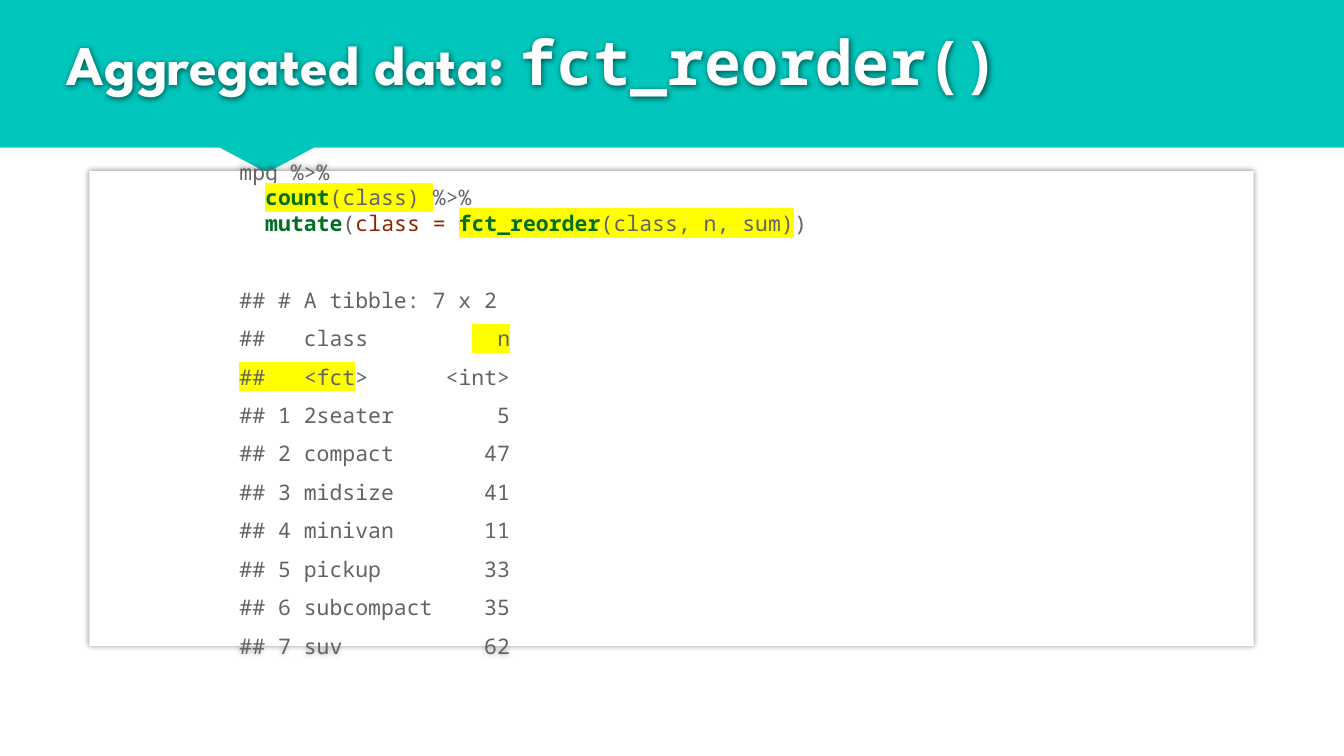
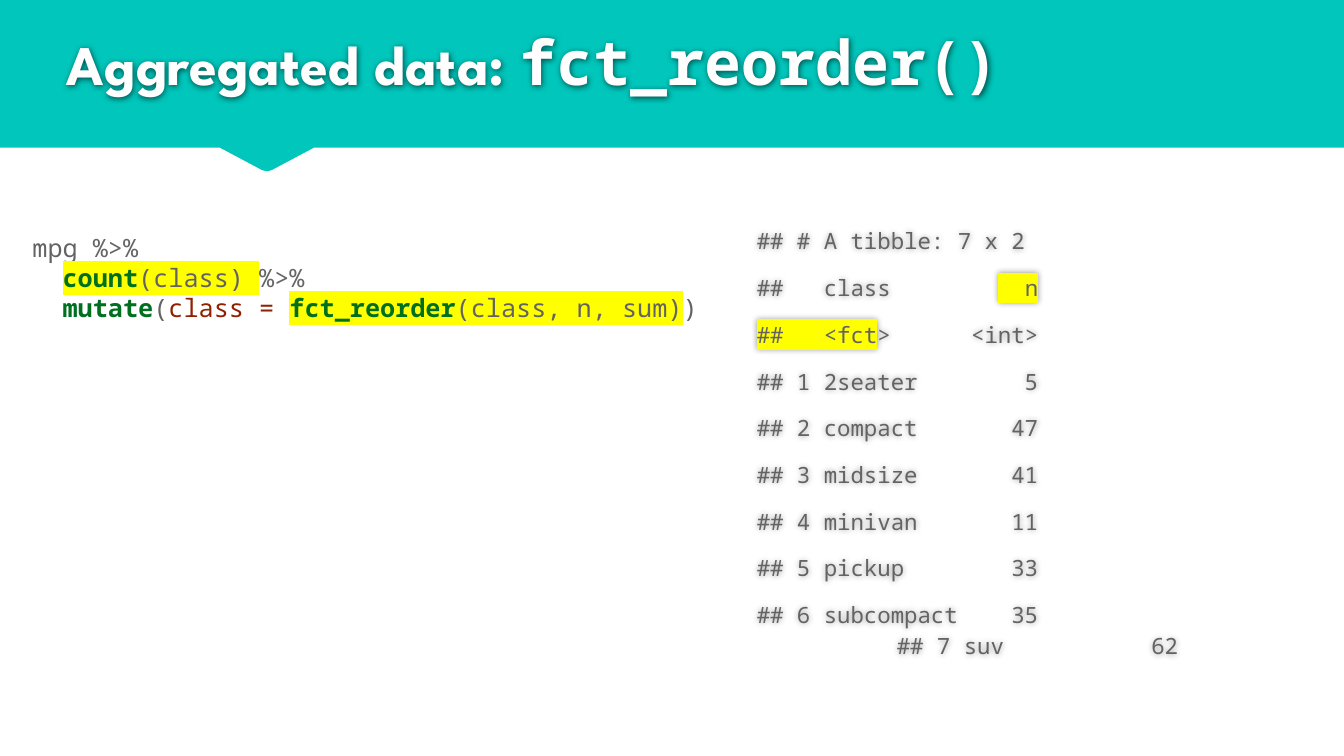
Before and after one commit to rjake/talks-and-presentations, a slide deck: slide 13 of data_viz_2019_06_19.pptx. Drawn at 1344x756 pixels with LibreOffice and Linux fonts; fonts in the diff are those of the drawing. Boxes give left, top, right and bottom in pixels: in the first picture for what was removed or moved away, otherwise in the second. Text is boxed around its words. In the diff, an @@ line names an element or a change of style, - is before the commit and + after.

Commit message:
Increase font size

```diff
--- a/data_viz_2019_06_19.pptx
+++ b/data_viz_2019_06_19.pptx
@@ text at bbox=[239, 159, 807, 238]: paragraph removed @@
-mpg %>%
-count(class) %>%
-mutate(class = fct_reorder(class, n, sum))
@@ text "## # A tibble: 7 ...": place and size @@
-text "## # A tibble: 7 ..." at bbox=[90, 171, 1254, 646]
+text "## # A tibble: 7 ..." at bbox=[797, 232, 1178, 654]
@@ text "## # A tibble: 7 ..." at bbox=[797, 232, 1178, 654]: size 15.3 to 16 pt; fill #FFFFFF to none; shadow off @@
@@ text added at bbox=[32, 243, 698, 324], 18 pt, text #636363 @@
+mpg %>%
+count(class) %>%
+mutate(class = fct_reorder(class, n, sum))
```
Also in this commit, not shown: 36 other slides changed, 1 slide removed.
